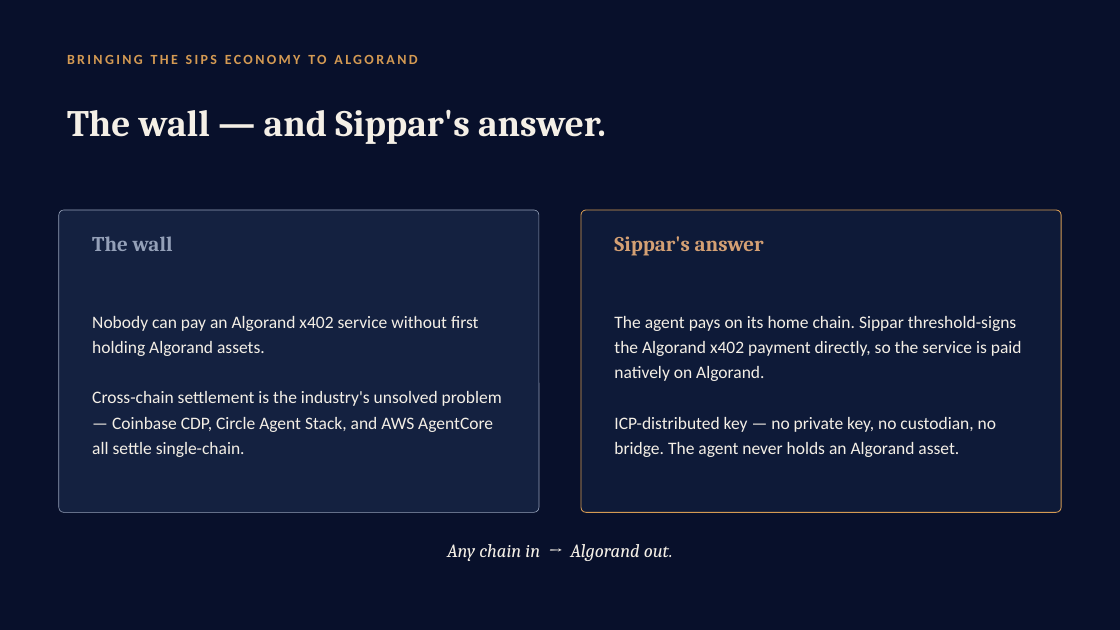
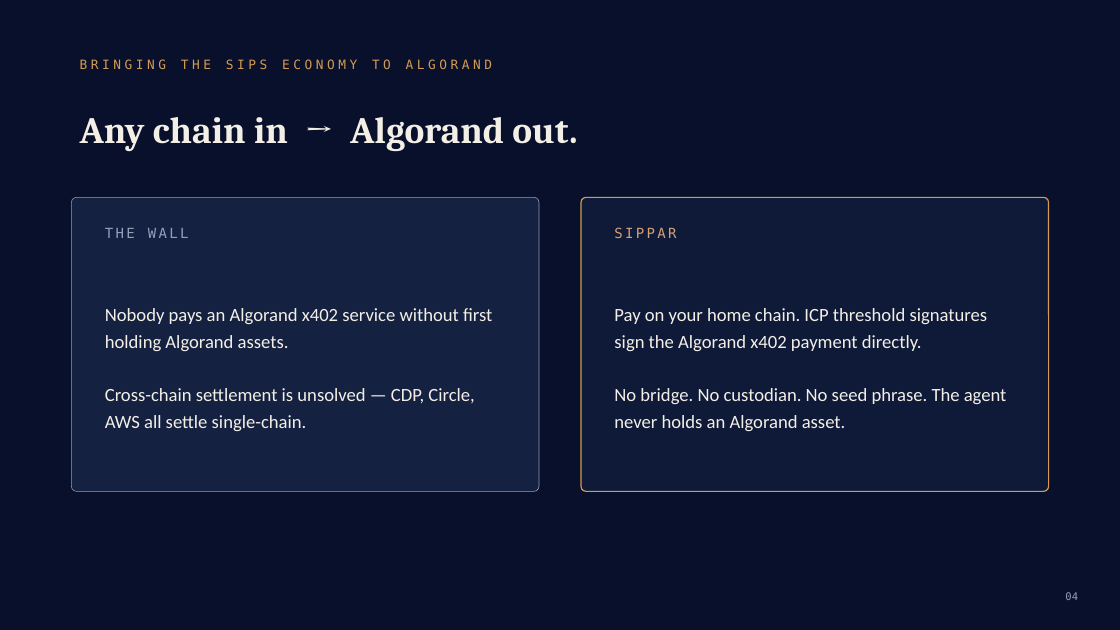
Before and after one commit to Nuru-AI/sippar-algorand-x402, a slide deck: slide 4 of docs/Sippar-Algorand-x402-Deck.pptx. Drawn at 1120x630 pixels with LibreOffice and Linux fonts; fonts in the diff are those of the drawing. Boxes give left, top, right and bottom in pixels: in the first picture for what was removed or moved away, otherwise in the second. Text is boxed around its words. In the diff, an @@ line names an element or a change of style, - is before the commit and + after.

```diff
--- a/docs/Sippar-Algorand-x402-Deck.pptx
+++ b/docs/Sippar-Algorand-x402-Deck.pptx
@@ text "BRINGING THE SIPS ECONOMY TO ...": place and size @@
-text "BRINGING THE SIPS ECONOMY TO ..." at bbox=[67, 55, 417, 64]
+text "BRINGING THE SIPS ECONOMY TO ..." at bbox=[80, 59, 492, 69]
@@ text "BRINGING THE SIPS ECONOMY TO ..." at bbox=[80, 59, 492, 69]: size 12 to 11 pt, font Calibri to DejaVu Sans Mono, letter spacing 2 to 3 pt, bold off @@
@@ text "Any chain in → Algorand ...": place and size @@
-text "Any chain in → Algorand ..." at bbox=[447, 544, 673, 561]
+text "Any chain in → Algorand ..." at bbox=[80, 117, 577, 151]
@@ text "Any chain in → Algorand ..." at bbox=[80, 117, 577, 151]: size 16 to 32 pt, bold on, italic off; alignment centre to left @@
@@ text removed at bbox=[67, 109, 606, 144] @@
-The wall — and Sippar's answer.
@@ rounded rectangle: place and size @@
-rounded rectangle at bbox=[59, 210, 539, 513]
+rounded rectangle at bbox=[71, 197, 539, 492]
@@ rounded rectangle: place and size @@
-rounded rectangle at bbox=[581, 210, 1062, 513]
+rounded rectangle at bbox=[581, 197, 1049, 492]
@@ rounded rectangle at bbox=[581, 197, 1049, 492]: outline #D49A53 0.75 pt to #D49A53 1 pt @@
@@ text at bbox=[105, 228, 189, 238]: text changed; size 18 to 12 pt; font Cambria to DejaVu Sans Mono; bold off @@
-The wall
+THE WALL
@@ text at bbox=[614, 227, 676, 238]: text changed; size 18 to 12 pt; font Cambria to DejaVu Sans Mono; bold off @@
-Sippar's answer
+SIPPAR
@@ text at bbox=[105, 308, 492, 431]: text changed; size 15 to 16 pt @@
-Nobody can pay an Algorand x402 service without first holding Algorand assets.
-Cross-chain settlement is the industry's unsolved problem — Coinbase CDP, Circle Agent Stack, and AWS AgentCore all settle single-chain.
+Nobody pays an Algorand x402 service without first holding Algorand assets.
+Cross-chain settlement is unsolved — CDP, Circle, AWS all settle single-chain.
@@ text at bbox=[614, 308, 1007, 431]: text changed; size 15 to 16 pt @@
-The agent pays on its home chain. Sippar threshold-signs the Algorand x402 payment directly, so the service is paid natively on Algorand.
-ICP-distributed key — no private key, no custodian, no bridge. The agent never holds an Algorand asset.
+Pay on your home chain. ICP threshold signatures sign the Algorand x402 payment directly.
+No bridge. No custodian. No seed phrase. The agent never holds an Algorand asset.
@@ text added at bbox=[1065, 592, 1078, 600], 9 pt, text #94A0B8 @@
+04
```
Also in this commit, not shown: 5 other slides changed.
